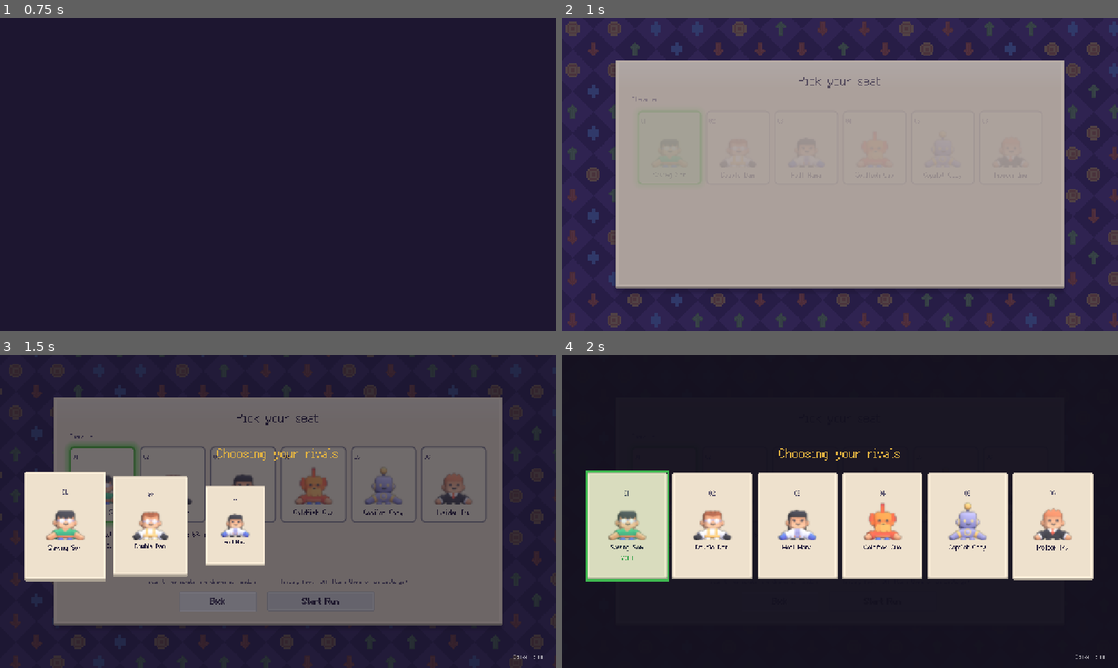
Above: before the commit, frames 1-4 (two rows, left to right).
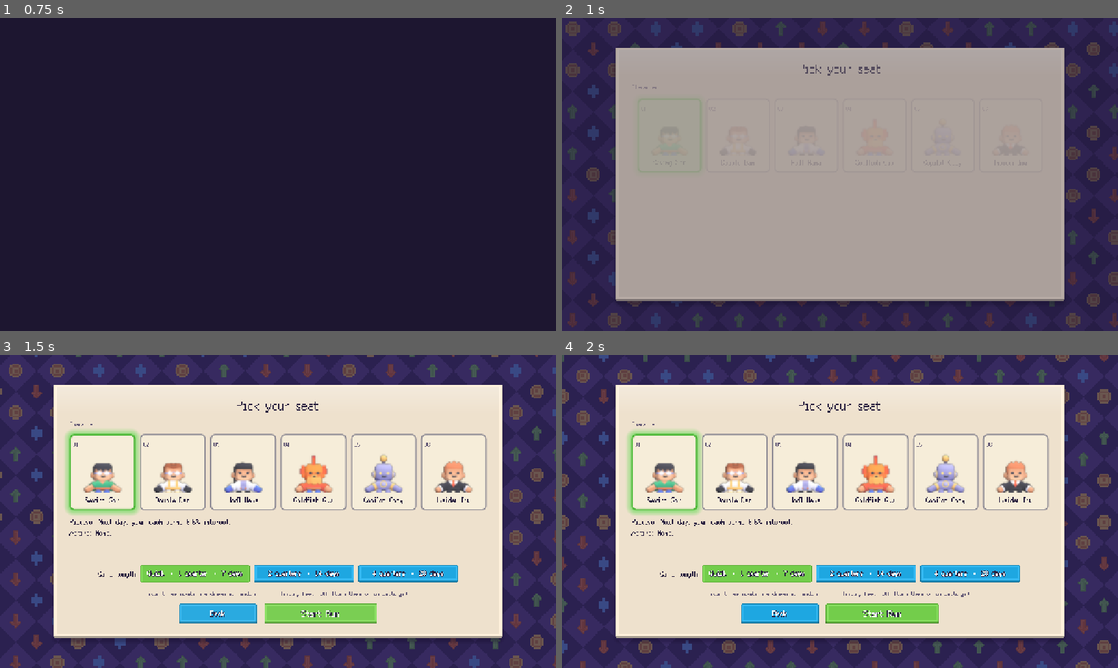
Above: after the commit, the same moments.

Repository: littenduck/stock-simulator
Game: Godot game, scene res://ui/main_menu/main_menu.tscn
Same seed, same stepped clock (60 frames per second), same inputs: the game is played once before the commit and once after it.
Inputs (mouse positions are in pixels of both pictures, inside the frame that each line leads up to):
- Up to frame 1 (0.75 s): click "New Run" at 0.5 s
- Up to frame 2 (1 s): no input
- Up to frame 3 (1.5 s): click (322, 602) at 1.25 s, where only the run before the commit has a clickable "Start Run"
- Up to frame 4 (2 s): no input

Frame 1 is identical in both runs. In frame 2, 7.2% of the frame differs, in the area x 9-91%, y 9-91%; in frame 3, 91%, in the area x 0-100%, y 0-100%; in frame 4, 83%.

Commit message:
table: a quarter is 7 days (the Boss rumor on day 4, resolved on day 7) and a run is 1, 2 or 4 quarters (7, 14, 28 days), chosen on the character screen (quick game by default); saves keep their own length; fixes a loaded run losing its window of real prices
Co-Authored-By: Claude Sonnet 5.5 <noreply@anthropic.com>

Diff:
--- a/core/game_session.gd
+++ b/core/game_session.gd
@@ -121,6 +121,12 @@
 ## ISO date (YYYY-MM-DD) of a trading day of this run (0 = start date; negative = pre-game lookback).
 ## "" when the run has no real calendar (GBM fallback).
 func date_of_day(day_index: int) -> String:
+	return real_date_of_day(day_index)
+
+
+## The real date of a day, even where the game hides dates (the table game keeps them secret until the end). Saves
+## record the start date through this so a loaded run finds its window of real prices again.
+func real_date_of_day(day_index: int) -> String:
 	if window_start < 0 or _history == null:
 		return ""
 	return _history.date_at(window_start + clampi(day_index, -PRE_GAME_DAYS, config.trading_days))
@@ -234,6 +240,8 @@
 		"margin_enabled": config.margin_enabled,
 		"mode": int(config.mode),
 		"fees_enabled": config.fees_enabled,
+		"trading_days": config.trading_days,
+		"quarter_days": config.quarter_days,
 		"rng_seed": str(_rng.seed),
 		"rng_state": str(_rng.state),
 		"companies": market.symbols(),
@@ -243,7 +251,7 @@
 		"iron_hands_used": mods.iron_hands_used,
 		"finished": _finished,
 		"window_start": window_start,
-		"start_date": date_of_day(0),
+		"start_date": real_date_of_day(0),
 		"market": market.to_dict(),
 		"portfolio": portfolio.to_dict(),
 		"book": book.to_dict(),
@@ -270,7 +278,9 @@
 	var c := RunConfig.make(character, int(data.get("difficulty", 1)), int(data.get("seed", 1)), bool(data.get("margin_enabled", false)))
 	c.mode = int(data.get("mode", 0)) as RunConfig.Mode
 	if c.mode == RunConfig.Mode.TABLE:
-		c.trading_days = RunConfig.TABLE_DAYS
+		# Runs saved before the length became a choice were 30 days of 10-day quarters.
+		c.trading_days = int(data.get("trading_days", 30))
+		c.quarter_days = int(data.get("quarter_days", 10))
 	c.fees_enabled = bool(data.get("fees_enabled", true))
 	return c
 
@@ -306,7 +316,7 @@
 	var ws := int(d.get("window_start", -1))
 	if _history == null or ws < PRE_GAME_DAYS or ws + p_config.trading_days >= _history.row_count() \
 			or not _window_has_data(_history, drawn, ws) \
-			or (d.has("start_date") and _history.date_at(ws) != String(d["start_date"])):
+			or (String(d.get("start_date", "")) != "" and _history.date_at(ws) != String(d["start_date"])):
 		ws = -1
 	window_start = ws
 	_build_market(drawn)
--- a/core/run_config.gd
+++ b/core/run_config.gd
@@ -6,9 +6,10 @@
 const TRADING_DAYS := 60
 const DRAFT_EVERY_DAYS := 10
 const COMPANIES_PER_RUN := 6
-## Table mode (rivals, daily rumor bets, quarters): 3 quarters of 10 days.
-const TABLE_DAYS := 30
-const QUARTER_DAYS := 10
+## Table mode (rivals, daily rumor bets, quarters): a quarter is 7 days (six ordinary days and the Boss day), and a run is
+## one, two or four quarters (7, 14 or 28 days). One quarter is the quick game.
+const QUARTER_DAYS := 7
+const QUARTER_CHOICES := [1, 2, 4]
 const TABLE_SEATS := 4
 
 enum Mode { CLASSIC, TABLE }
@@ -20,8 +21,10 @@
 ## Fixed per run. When false: no short selling and leverage 1x (ModifiersBuilder enforces it).
 var margin_enabled: bool = false
 var mode: Mode = Mode.CLASSIC
-## Length of this run in trading days (60 classic, 30 table).
+## Length of this run in trading days (60 classic; table: 7, 14 or 28).
 var trading_days: int = TRADING_DAYS
+## Days in one quarter of a table run (saved with the run, so older runs keep their own length).
+var quarter_days: int = QUARTER_DAYS
 ## Classic runs charge trading fees; table runs make them a setting (off by default).
 var fees_enabled: bool = true
 
@@ -35,10 +38,15 @@
 	return c
 
 
-## A table-mode run: 30 days, 3 quarters, 3 rivals. No margin trading, fees only when asked for.
-static func make_table(p_character: CharacterDef, p_seed: int = 0, p_fees_enabled: bool = false) -> RunConfig:
+## A table-mode run of `quarters` quarters (1 = the quick game), 3 rivals. No margin trading, fees only when asked for.
+static func make_table(p_character: CharacterDef, p_seed: int = 0, p_fees_enabled: bool = false, quarters: int = 1) -> RunConfig:
 	var c := RunConfig.make(p_character, 1, p_seed, false)
 	c.mode = Mode.TABLE
-	c.trading_days = TABLE_DAYS
+	c.trading_days = QUARTER_DAYS * maxi(quarters, 1)
 	c.fees_enabled = p_fees_enabled
 	return c
+
+
+## How many quarters this run has.
+func quarters() -> int:
+	return maxi(trading_days / quarter_days, 1)
--- a/core/table/table_session.gd
+++ b/core/table/table_session.gd
@@ -171,12 +171,12 @@
 
 
 func quarter() -> int:
-	return mini(day / RunConfig.QUARTER_DAYS + 1, 3)
+	return mini(day / config.quarter_days + 1, config.quarters())
 
 
 ## Days left in the current quarter, counting today (10 on the first day of a quarter).
 func days_left_in_quarter() -> int:
-	return RunConfig.QUARTER_DAYS - day % RunConfig.QUARTER_DAYS
+	return config.quarter_days - day % config.quarter_days
 
 
 func sector_of(symbol: String) -> String:
@@ -438,7 +438,7 @@
 		if float(effects.get("interest", 0.0)) > 0.0 and seat.has_flag(&"saver"):
 			_log_skill(seat.id, TableSkills.INTEREST, float(effects["interest"]))
 	report.margin_called = Margin.check(portfolio, market, book, mods)
-	if day % RunConfig.QUARTER_DAYS == 0:
+	if day % config.quarter_days == 0:
 		_review(report)
 	report.finished = day >= config.trading_days or human_fired
 	if report.finished:
@@ -519,9 +519,9 @@
 	if symbols.is_empty() or is_nan(market.peek_return(symbols[0], 0, 1)):
 		return
 	var last_day := config.trading_days - 2
-	for q in 3:
-		var first := q * RunConfig.QUARTER_DAYS
-		insider_days.append(_rng.randi_range(first, mini(first + RunConfig.QUARTER_DAYS - 2, last_day)))
+	for q in config.quarters():
+		var first := q * config.quarter_days
+		insider_days.append(_rng.randi_range(first, mini(first + config.quarter_days - 2, last_day)))
 
 
 ## Hodl Hana: half the cash is already in the stock that rose most in the pre-game weeks, bought at its low.
@@ -640,7 +640,7 @@
 
 ## Quarter review: skills reset, and (when FIRE_LAST_PLACE is on) the last place is fired after the first two quarters.
 func _review(report: TableReport) -> void:
-	report.quarter_ended = day / RunConfig.QUARTER_DAYS
+	report.quarter_ended = day / config.quarter_days
 	for seat in seats:
 		seat.skill_used = false
 	if not FIRE_LAST_PLACE or day >= config.trading_days:
@@ -666,7 +666,7 @@
 	today_rumor = tomorrow_rumor
 	today_rumor.activate(day, market)
 	_deal_tomorrow()
-	if day % RunConfig.QUARTER_DAYS == RunConfig.QUARTER_DAYS - TableRumor.BOSS_DAYS:
+	if day % config.quarter_days == config.quarter_days - TableRumor.BOSS_DAYS:
 		boss_rumor = RumorFactory.make_boss(day, market, _events, _recent, _rng, _new_rumor_id())
 		if boss_rumor != null:
 			boss_rumor.activate(day, market)
--- a/localization/table.csv
+++ b/localization/table.csv
@@ -175,3 +175,7 @@
 TABLE_PODIUM_PLACE,You finish #%d,你排第 %d 名
 TABLE_PODIUM_WINNER,%s wins the table,%s 赢得牌桌
 UI_FLOW_SETTINGS_LANGUAGE,Language,语言
+TABLE_SETUP_LENGTH,Game length,游戏长度
+TABLE_LEN_1,Quick · 1 quarter · 7 days,快速 · 1 个季度 · 7 天
+TABLE_LEN_2,2 quarters · 14 days,2 个季度 · 14 天
+TABLE_LEN_4,4 quarters · 28 days,4 个季度 · 28 天
--- a/project.godot
+++ b/project.godot
@@ -1,4 +1,10 @@
-; Engine configuration file. Owned by the lead; roles must not edit it (see docs/team/ROLES.md).
+; Engine configuration file.
+; It's best edited using the editor UI and not directly,
+; since the parameters that go here are not all obvious.
+;
+; Format:
+;   [section] ; section goes between []
+;   param=value ; assign values to parameters
 
 config_version=5
 
@@ -36,48 +42,57 @@
 
 next_day={
 "deadzone": 0.2,
-"events": [Object(InputEventKey,"resource_local_to_scene":fa …(209 unchanged characters)… "location":0,"echo":false,"script":null)]
+"events": [Object(InputEventKey,"resource_local_to_scene":fa …(209 unchanged characters)… "location":0,"echo":false,"script":null)
+]
 }
 buy={
 "deadzone": 0.2,
-"events": [Object(InputEventKey,"resource_local_to_scene":fa …(209 unchanged characters)… "location":0,"echo":false,"script":null)]
+"events": [Object(InputEventKey,"resource_local_to_scene":fa …(209 unchanged characters)… "location":0,"echo":false,"script":null)
+]
 }
 sell={
 "deadzone": 0.2,
-"events": [Object(InputEventKey,"resource_local_to_scene":fa …(209 unchanged characters)… "location":0,"echo":false,"script":null)]
+"events": [Object(InputEventKey,"resource_local_to_scene":fa …(209 unchanged characters)… "location":0,"echo":false,"script":null)
+]
 }
 open_menu={
 "deadzone": 0.2,
-"events": [Object(InputEventKey,"resource_local_to_scene":fa …(214 unchanged characters)… "location":0,"echo":false,"script":null)]
+"events": [Object(InputEventKey,"resource_local_to_scene":fa …(214 unchanged characters)… "location":0,"echo":false,"script":null)
+]
 }
 select_stock_1={
 "deadzone": 0.2,
-"events": [Object(InputEventKey,"resource_local_to_scene":fa …(209 unchanged characters)… "location":0,"echo":false,"script":null)]
+"events": [Object(InputEventKey,"resource_local_to_scene":fa …(209 unchanged characters)… "location":0,"echo":false,"script":null)
+]
 }
 select_stock_2={
 "deadzone": 0.2,
-"events": [Object(InputEventKey,"resource_local_to_scene":fa …(209 unchanged characters)… "location":0,"echo":false,"script":null)]
+"events": [Object(InputEventKey,"resource_local_to_scene":fa …(209 unchanged characters)… "location":0,"echo":false,"script":null)
+]
 }
 select_stock_3={
 "deadzone": 0.2,
-"events": [Object(InputEventKey,"resource_local_to_scene":fa …(209 unchanged characters)… "location":0,"echo":false,"script":null)]
+"events": [Object(InputEventKey,"resource_local_to_scene":fa …(209 unchanged characters)… "location":0,"echo":false,"script":null)
+]
 }
 select_stock_4={
 "deadzone": 0.2,
-"events": [Object(InputEventKey,"resource_local_to_scene":fa …(209 unchanged characters)… "location":0,"echo":false,"script":null)]
+"events": [Object(InputEventKey,"resource_local_to_scene":fa …(209 unchanged characters)… "location":0,"echo":false,"script":null)
+]
 }
 select_stock_5={
 "deadzone": 0.2,
-"events": [Object(InputEventKey,"resource_local_to_scene":fa …(209 unchanged characters)… "location":0,"echo":false,"script":null)]
+"events": [Object(InputEventKey,"resource_local_to_scene":fa …(209 unchanged characters)… "location":0,"echo":false,"script":null)
+]
 }
 select_stock_6={
 "deadzone": 0.2,
-"events": [Object(InputEventKey,"resource_local_to_scene":fa …(209 unchanged characters)… "location":0,"echo":false,"script":null)]
+"events": [Object(InputEventKey,"resource_local_to_scene":fa …(209 unchanged characters)… "location":0,"echo":false,"script":null)
+]
 }
 
 [internationalization]
 
-locale/fallback="en"
 locale/translations=PackedStringArray("res://localization/characters.en.translation", "res://localization/characters.zh …(632 unchanged characters)…
 
 [rendering]
--- a/tests/unit/table/test_table_runs.gd
+++ b/tests/unit/table/test_table_runs.gd
@@ -4,7 +4,7 @@
 
 
 func _session(char_id: StringName, seed_value: int) -> TableSession:
-	var cfg := RunConfig.make_table(ContentDb.character_by_id(char_id), seed_value)
+	var cfg := RunConfig.make_table(ContentDb.character_by_id(char_id), seed_value, false, 4)
 	var s := TableSession.new(cfg, ContentDb.companies(), ContentDb.perks(), ContentDb.news())
 	s.start()
 	return s
@@ -40,7 +40,7 @@
 			var s := _session(id, seed_value)
 			_play(s)
 			assert_true(s.is_finished(), "%s seed %d finished" % [id, seed_value])
-			assert_true(s.day <= 30)
+			assert_true(s.day <= 28)
 			assert_true(is_finite(s.net_worth()), "net worth is a number")
 			assert_true(s.net_worth() > 0.0, "%s still has money" % id)
 			assert_eq(s.standings().size(), 4)
--- a/tests/unit/table/test_table_session.gd
+++ b/tests/unit/table/test_table_session.gd
@@ -3,8 +3,9 @@
 const SEED := 1234
 
 
-func _session(char_id: StringName = &"saving_son", seed_value: int = SEED) -> TableSession:
-	var cfg := RunConfig.make_table(ContentDb.character_by_id(char_id), seed_value)
+## Most tests play a long run (4 quarters, 28 days) so quarters, Boss rumors and skill resets happen.
+func _session(char_id: StringName = &"saving_son", seed_value: int = SEED, quarters: int = 4) -> TableSession:
+	var cfg := RunConfig.make_table(ContentDb.character_by_id(char_id), seed_value, false, quarters)
 	var s := TableSession.new(cfg, ContentDb.companies(), ContentDb.perks(), ContentDb.news())
 	s.start()
 	return s
@@ -21,7 +22,10 @@
 
 func test_table_config() -> void:
 	var cfg := RunConfig.make_table(ContentDb.character_by_id(&"saving_son"), 5)
-	assert_eq(cfg.trading_days, 30)
+	assert_eq(cfg.trading_days, 7, "the quick game is one quarter of 7 days")
+	assert_eq(cfg.quarters(), 1)
+	assert_eq(RunConfig.make_table(ContentDb.character_by_id(&"saving_son"), 5, false, 2).trading_days, 14)
+	assert_eq(RunConfig.make_table(ContentDb.character_by_id(&"saving_son"), 5, false, 4).trading_days, 28)
 	assert_eq(cfg.mode, RunConfig.Mode.TABLE)
 	assert_false(cfg.fees_enabled, "fees are off by default in table mode")
 	assert_eq(ModifiersBuilder.build(cfg, []).effective_fee_rate(), 0.0)
@@ -60,8 +64,8 @@
 	var s := _session()
 	_play_to_end(s)
 	assert_true(s.is_finished())
-	assert_true(s.day <= 30)
-	assert_eq(s.day, 30, "nobody is fired, so every run lasts 30 days")
+	assert_true(s.day <= 28)
+	assert_eq(s.day, 28, "nobody is fired, so a 4-quarter run lasts 28 days")
 
 
 func test_rumors_are_single_stock_and_resolve_next_day() -> void:
@@ -130,8 +134,8 @@
 func test_premium_never_exceeds_cash() -> void:
 	var s := _session()
 	s.buy_fraction(0, s.market.symbols()[0], 1.0)
-	assert_true(s.portfolio.cash < 10.0)
-	assert_eq(s.premium_for(0), 0.0, "no premium when the cash is gone")
+	assert_true(s.premium_for(0) <= s.portfolio.cash, "the premium is never more than the cash that is left")
+	assert_true(s.portfolio.cash < 100.0)
 
 
 func test_trade_buttons() -> void:
@@ -250,18 +254,18 @@
 
 func test_boss_rumor_three_days_before_quarter_end() -> void:
 	var s := _session()
-	while s.day < 7:
-		s.next_day()
-	assert_not_null(s.boss_rumor, "Boss rumor on day 7")
-	assert_eq(s.boss_rumor.resolve_day, 10)
+	while s.day < 4:
+		s.next_day()
+	assert_not_null(s.boss_rumor, "Boss rumor on day 4")
+	assert_eq(s.boss_rumor.resolve_day, 7, "it resolves on day 7, the last day of the quarter")
 	s.set_boss_call(RumorTier.Side.BULLSHIT)
 	s.reveal()
 	var bet := s.boss_bet_of(0)
 	assert_not_null(bet)
 	assert_almost(bet.premium, minf(s.net_worth() * 0.30 + bet.premium, s.net_worth()) , s.net_worth())  # stake exists
-	while s.day < 10 and not s.is_finished():
-		s.next_day()
-	assert_true(s.boss_rumor == null or s.boss_rumor.resolve_day > 10, "Boss rumor resolved on day 10")
+	while s.day < 7 and not s.is_finished():
+		s.next_day()
+	assert_true(s.boss_rumor == null or s.boss_rumor.resolve_day > 7, "Boss rumor resolved on day 7")
 
 
 func test_nobody_is_fired_at_the_quarter_reviews() -> void:
@@ -280,7 +284,7 @@
 	s.reveal()
 	s.double_down(0)
 	assert_true(s.seats[0].skill_used)
-	while s.day < 10 and not s.is_finished():
+	while s.day < 7 and not s.is_finished():
 		s.next_day()
 	if s.seats[0].alive:
 		assert_false(s.seats[0].skill_used, "new quarter, new skill")
@@ -517,3 +521,36 @@
 	var loaded := TableSession.from_dict(JSON.parse_string(JSON.stringify(s.to_dict())), cfg, ContentDb.companies(), ContentDb.perks(), ContentDb.news()) as TableSession
 	assert_true(loaded != null)
 	assert_eq(loaded.feed_log.size(), s.feed_log.size())
+
+
+func test_a_run_has_one_two_or_four_quarters_each_with_its_own_insider_day() -> void:
+	for quarters in [1, 2, 4]:
+		var s := _session(&"insider_inu", SEED, quarters)
+		assert_eq(s.config.trading_days, quarters * 7)
+		assert_eq(s.insider_days.size(), quarters, "one Insider day per quarter")
+		for q in quarters:
+			assert_true(s.insider_days[q] >= q * 7 and s.insider_days[q] < (q + 1) * 7, "inside quarter %d" % q)
+		_play_to_end(s)
+		assert_true(s.is_finished())
+		assert_eq(s.day, quarters * 7)
+
+
+func test_an_old_30_day_save_keeps_its_own_quarters() -> void:
+	var s := _session(&"saving_son", SEED, 4)
+	var data: Dictionary = JSON.parse_string(JSON.stringify(s.to_dict()))
+	data.erase("trading_days")
+	data.erase("quarter_days")
+	var cfg := GameSession.config_from_dict(data)
+	assert_eq(cfg.trading_days, 30, "saves from before the choice were 30 days")
+	assert_eq(cfg.quarter_days, 10)
+
+
+func test_a_loaded_run_keeps_its_real_price_window() -> void:
+	var s := _session(&"saving_son", 99)
+	for i in 3:
+		s.next_day()
+	var data: Dictionary = JSON.parse_string(JSON.stringify(s.to_dict()))
+	var cfg := GameSession.config_from_dict(data)
+	var t := TableSession.from_dict(data, cfg, ContentDb.companies(), ContentDb.perks(), ContentDb.news()) as TableSession
+	assert_eq(t.window_start, s.window_start, "the window of real prices is found again after loading")
+	assert_true(s.window_start >= 0)
--- a/ui/main_menu/game_settings.gd
+++ b/ui/main_menu/game_settings.gd
@@ -34,6 +34,16 @@
 
 static func set_opening_enabled(value: bool) -> void:
 	_set_value("opening_enabled", value)
+
+
+## How many quarters (7 days each) a new table run lasts: 1, 2 or 4. The last choice is remembered; the first is the quick game.
+static func table_quarters() -> int:
+	var saved := int(_get_value("table_quarters", 1))
+	return saved if saved in RunConfig.QUARTER_CHOICES else 1
+
+
+static func set_table_quarters(value: int) -> void:
+	_set_value("table_quarters", value)
 
 
 ## "en" or "zh". With nothing saved yet the language of the computer is used (Chinese computers start in Chinese).
--- a/ui/run_setup/run_setup.gd
+++ b/ui/run_setup/run_setup.gd
@@ -29,6 +29,7 @@
 	_difficulty_row.get_parent().get_node("DifficultyHeader").visible = false
 	_difficulty_row.visible = false
 	_build_characters()
+	_build_length_row()
 	_margin_label.text = tr("TABLE_SETUP_RIVALS") + "   ·   " + tr("TABLE_SETUP_FEES_ON" if GameSettings.fees_enabled() else "TABLE_SETUP_FEES_OFF")
 	_start_button.disabled = _character == null
 	var selected := _character_group.get_pressed_button()
@@ -187,6 +188,31 @@
 	_difficulty_label.text = text
 
 
+## "Game length": three buttons, one quarter (the quick game, 7 days), two quarters (14) or four (28).
+func _build_length_row() -> void:
+	var row := HBoxContainer.new()
+	row.alignment = BoxContainer.ALIGNMENT_CENTER
+	row.add_theme_constant_override("separation", 10)
+	var caption := Label.new()
+	caption.text = tr("TABLE_SETUP_LENGTH")
+	row.add_child(caption)
+	var group := ButtonGroup.new()
+	for quarters: int in RunConfig.QUARTER_CHOICES:
+		var b := Button.new()
+		b.toggle_mode = true
+		b.button_group = group
+		b.custom_minimum_size = Vector2(230, 40)
+		b.text = tr("TABLE_LEN_%d" % quarters)
+		b.button_pressed = quarters == GameSettings.table_quarters()
+		b.toggled.connect(func(on: bool) -> void:
+			if on:
+				GameSettings.set_table_quarters(quarters))
+		row.add_child(b)
+	var parent := _margin_label.get_parent()
+	parent.add_child(row)
+	parent.move_child(row, _margin_label.get_index())
+
+
 func _on_character_card_toggled(pressed: bool, def: CharacterDef) -> void:
 	if pressed:
 		_character = def
@@ -206,7 +232,7 @@
 		return
 	_start_button.disabled = true
 	_back_button.disabled = true
-	if not GameManager.prepare_run(RunConfig.make_table(_character, 0, GameSettings.fees_enabled())):
+	if not GameManager.prepare_run(RunConfig.make_table(_character, 0, GameSettings.fees_enabled(), GameSettings.table_quarters())):
 		_start_button.disabled = false
 		_back_button.disabled = false
 		return
--- a/ui/table/table_screen.gd
+++ b/ui/table/table_screen.gd
@@ -131,7 +131,8 @@
 	if t.boss_rumor != null:
 		days_to_boss = maxi(t.boss_rumor.resolve_day - t.day, 0)
 	else:
-		days_to_boss = posmod(RunConfig.QUARTER_DAYS - TableRumor.BOSS_DAYS - t.day % RunConfig.QUARTER_DAYS, RunConfig.QUARTER_DAYS)
+		var q := t.config.quarter_days
+		days_to_boss = posmod(q - TableRumor.BOSS_DAYS - t.day % q, q)
 	var info := {
 		"net_from": _net_before, "net_to": t.human().portfolio.net_worth(t.market),
 		"tier": -1 if t.human().has_flag(&"goldfish") or t.today_rumor == null else t.today_rumor.tier,
--- a/ui/theme/main_theme.tres
+++ b/ui/theme/main_theme.tres
@@ -1,17 +1,17 @@
-[gd_resource type="Theme" format=3]
-
-[ext_resource type="Texture2D" path="res://ui/theme/assets/ui_2x/colored_grey_pressed.png" id="1_dyybj"]
-[ext_resource type="Texture2D" path="res://ui/theme/assets/ui_2x/colored_green.png" id="2_8sfew"]
-[ext_resource type="Texture2D" path="res://ui/theme/assets/ui_2x/colored_green_pressed.png" id="3_iv1un"]
-[ext_resource type="Texture2D" path="res://ui/theme/assets/ui_2x/colored_blue.png" id="4_jnhce"]
-[ext_resource type="Texture2D" path="res://ui/theme/assets/ui_2x/colored_blue_pressed.png" id="5_b40ic"]
-[ext_resource type="Texture2D" path="res://ui/theme/assets/ui_2x/ancient_tan.png" id="6_4ekyo"]
-[ext_resource type="Texture2D" path="res://ui/theme/assets/ui_2x/colored_red.png" id="7_mdm7t"]
-[ext_resource type="Texture2D" path="res://ui/theme/assets/ui_2x/colored_red_pressed.png" id="8_r72tr"]
-[ext_resource type="Texture2D" path="res://ui/theme/assets/ui_2x/colored_grey.png" id="9_vcw17"]
-[ext_resource type="Texture2D" path="res://ui/theme/assets/ui_2x/outline_green.png" id="10_31r3l"]
-[ext_resource type="Texture2D" path="res://ui/theme/assets/ui_2x/outline_yellow.png" id="12_aje6m"]
-[ext_resource type="Texture2D" path="res://ui/theme/assets/ui_2x/outline_blue.png" id="13_k0gus"]
+[gd_resource type="Theme" format=3 uid="uid://f577v0rthh4a"]
+
+[ext_resource type="Texture2D" uid="uid://cjglvfyqcdbha" path="res://ui/theme/assets/ui_2x/colored_grey_pressed.png" id="1_dyybj"]
+[ext_resource type="Texture2D" uid="uid://c2gxm8k3mle62" path="res://ui/theme/assets/ui_2x/colored_green.png" id="2_8sfew"]
+[ext_resource type="Texture2D" uid="uid://cui5yqi5sp60d" path="res://ui/theme/assets/ui_2x/colored_green_pressed.png" id="3_iv1un"]
+[ext_resource type="Texture2D" uid="uid://c4q4g8r3bgg6t" path="res://ui/theme/assets/ui_2x/colored_blue.png" id="4_jnhce"]
+[ext_resource type="Texture2D" uid="uid://cjg6eor8fhyd2" path="res://ui/theme/assets/ui_2x/colored_blue_pressed.png" id="5_b40ic"]
+[ext_resource type="Texture2D" uid="uid://cbu2v0x8ejpm4" path="res://ui/theme/assets/ui_2x/ancient_tan.png" id="6_4ekyo"]
+[ext_resource type="Texture2D" uid="uid://crec8rfpgsrja" path="res://ui/theme/assets/ui_2x/colored_red.png" id="7_mdm7t"]
+[ext_resource type="Texture2D" uid="uid://cec0umwp3xfp6" path="res://ui/theme/assets/ui_2x/colored_red_pressed.png" id="8_r72tr"]
+[ext_resource type="Texture2D" uid="uid://ny1e5x3tnamt" path="res://ui/theme/assets/ui_2x/colored_grey.png" id="9_vcw17"]
+[ext_resource type="Texture2D" uid="uid://drowt7j7lk67b" path="res://ui/theme/assets/ui_2x/outline_green.png" id="10_31r3l"]
+[ext_resource type="Texture2D" uid="uid://c648wv3qbidb7" path="res://ui/theme/assets/ui_2x/outline_yellow.png" id="12_aje6m"]
+[ext_resource type="Texture2D" uid="uid://c05e5lnwqmbtk" path="res://ui/theme/assets/ui_2x/outline_blue.png" id="13_k0gus"]
 
 [sub_resource type="StyleBoxTexture" id="StyleBoxTexture_fsl3e"]
 content_margin_left = 16.0
Binary file changed: localization/table.en.translation
Binary file changed: localization/table.zh.translation
Not shown, changed: docs/table-mode.md
